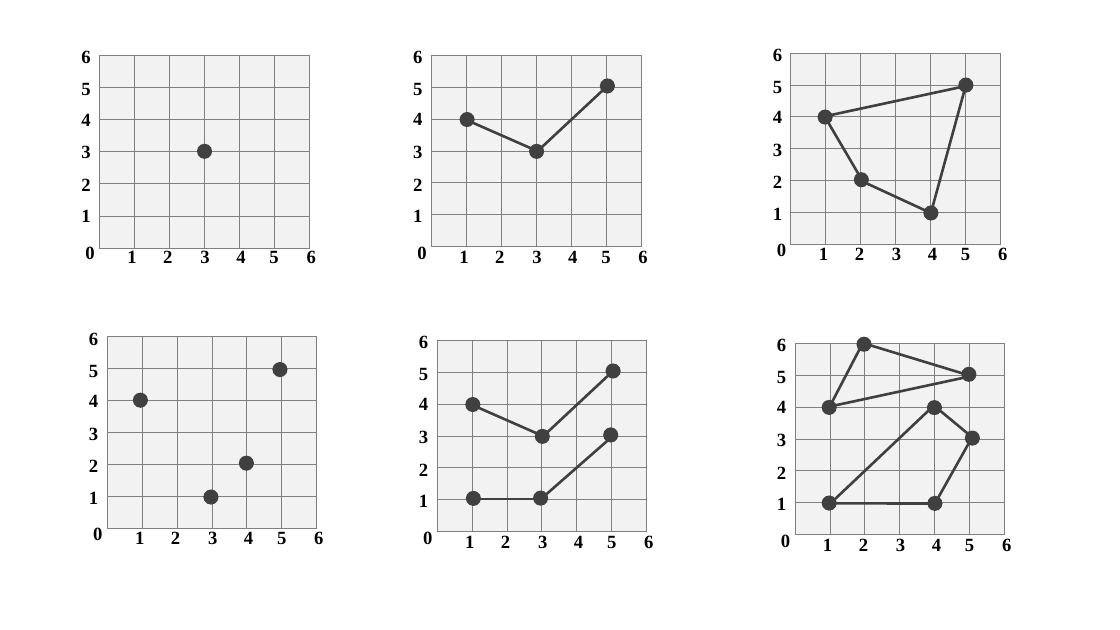
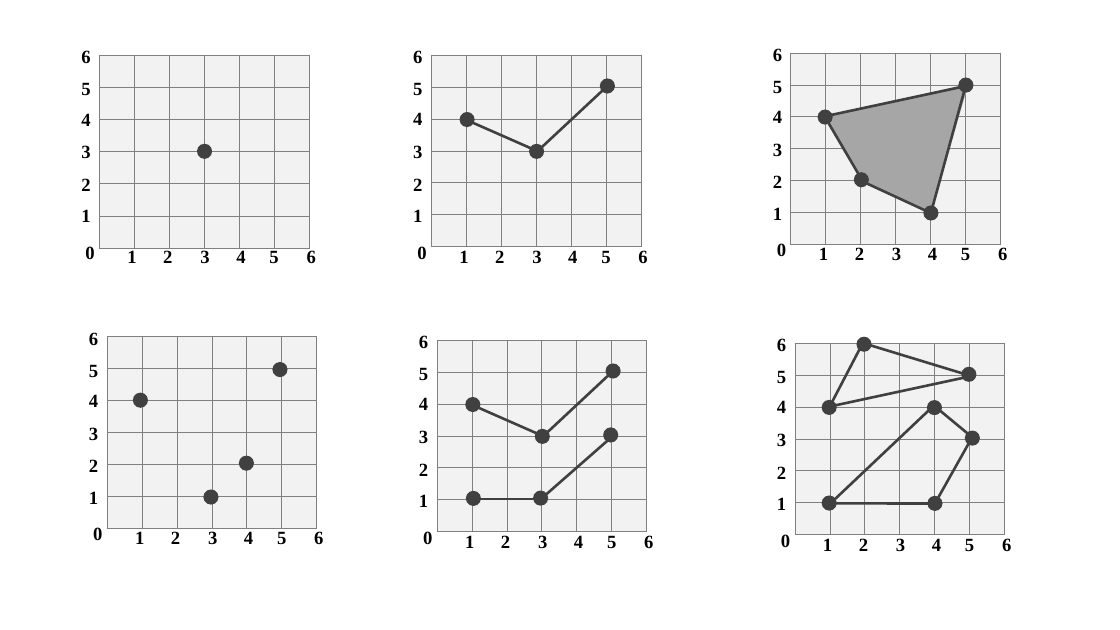
Before and after one commit to ChiaJung-Yeh/Spatial-Analysis, a slide deck: slide 1 of graph/graph.pptx. Drawn at 1120x630 pixels with LibreOffice and Linux fonts; fonts in the diff are those of the drawing. Boxes give left, top, right and bottom in pixels: in the first picture for what was removed or moved away, otherwise in the second. Text is boxed around its words. In the diff, an @@ line names an element or a change of style, - is before the commit and + after.

```diff
--- a/graph/graph.pptx
+++ b/graph/graph.pptx
@@ freeform shape added at [824,84,969,212], fill #A6A6A6 @@
```
Also in this commit, not shown: 2 other files.
